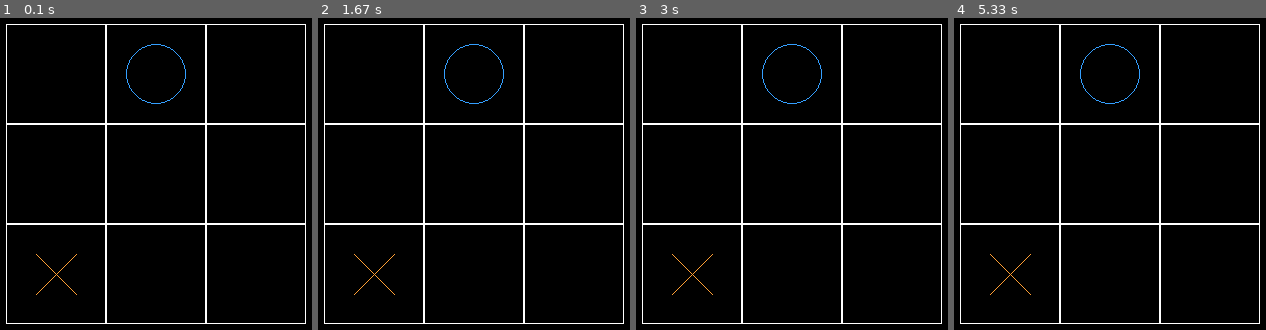
Above: before the commit, frames 1-4 (left to right).
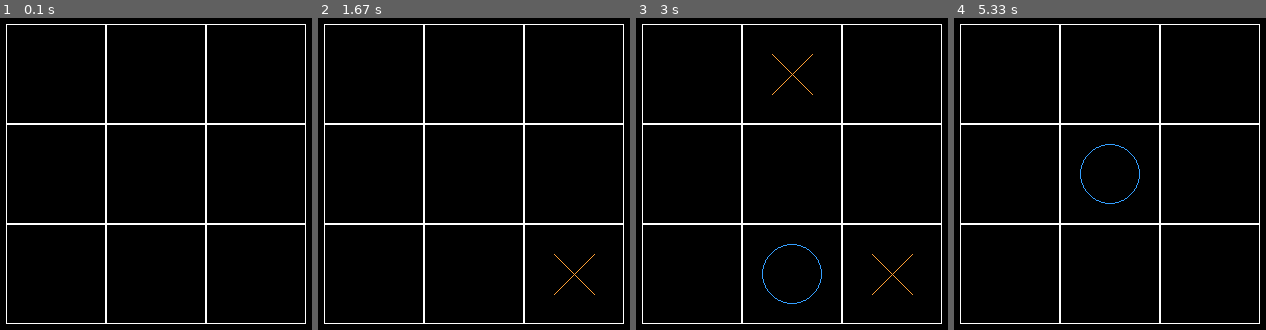
Above: after the commit, the same moments.

Repository: David-cantCode/tik-tak-toe-pygame
Game: pygame game, started from main.py
Two runs of this game, one before a commit and one after it. Both use one fixed random seed, a clock stepped at 60 frames per second and the inputs below.
Inputs (mouse positions are in pixels of both pictures, inside the frame that each line leads up to):
- Up to frame 1 (0.1 s): no input
- Up to frame 2 (1.67 s): click (474, 174) at 0.38 s; click (477, 227) at 0.72 s; hold R 1-1.47 s; click (567, 242) at 1.55 s
- Up to frame 3 (3 s): click (804, 258) at 2.38 s; click (767, 39) at 2.72 s
- Up to frame 4 (5.33 s): hold R 3.5-3.97 s; click (1110, 174) at 5.05 s

The runs differ from the first frame. In frame 1, 0.3% of the frame differs, in the area x 11-60%, y 8-89%; in frame 2, 0.3%; in frame 3, 0.6%, in the area x 11-89%, y 8-92%; in frame 4, 0.4%.

Commit message:
added the abbiility to write a x or o when a tile is clicked. ready for game loop now

Diff:
--- a/main.py
+++ b/main.py
@@ -1,6 +1,9 @@
 import pygame as py
 import settings
 import map
+import player
+
+
 
 screen = py.display.set_mode((settings.screen_w, settings.screen_h))
 py.display.set_caption("Tik tak Toe")
@@ -10,6 +13,49 @@
 white = (255,255,255)
 blue = (52,159,255)
 red = (255, 159, 52)
+
+
+                #p1 is x, p2 is o
+player_1 = player.Player(1, False, False)
+player_2 = player.Player(2, False, False)
+
+playing = False #in active game
+
+
+
+def start_game():
+    global playing
+
+    clear_map()
+    playing = True
+    player_1.is_turn = True
+
+
+
+
+def main():
+    pass
+
+
+
+
+
+
+
+
+def clear_map():
+    for row in range(map.rows):
+        for col in range(map.cols):
+            map.grid[row][col] = 0
+
+
+
+
+
+
+
+
+
 
 def draw():
 
@@ -27,7 +73,7 @@
     for row in range(map.rows):
         for col in range(map.cols):
 
-            value = map.map[row][col]
+            value = map.grid[row][col]
 
 
             #get location of each 'box'
@@ -55,8 +101,38 @@
 
 
 
+def mouse_down(m_x, m_y):
+    global player_1, player_2
 
 
+    map_width  = map.cols * map.tile_size
+    map_height = map.rows * map.tile_size
+    offset_x = (settings.screen_w  - map_width)  // 2
+    offset_y = (settings.screen_h - map_height) // 2
+
+    # convert mouse position to grid coordinates
+    grid_x = (m_x - offset_x) // map.tile_size
+    grid_y = (m_y - offset_y) // map.tile_size
+
+    # check if clicked in the grid
+    if 0 <= grid_x < map.cols and 0 <= grid_y < map.rows:
+
+
+
+        if player_1.is_turn:
+            if map.grid[grid_y][grid_x] != 0: #prevent placing on other players
+                return
+            map.grid[grid_y][grid_x] = player_1.value
+            player_1.is_turn = False
+            player_2.is_turn = True
+
+        elif player_2.is_turn:
+            if map.grid[grid_y][grid_x] != 0:
+                return
+
+            map.grid[grid_y][grid_x] = player_2.value
+            player_2.is_turn = False
+            player_1.is_turn = True
 
 
 
@@ -64,11 +140,26 @@
 
 running = True
 while running:
+    screen.fill((0,0,0))
     for event in py.event.get():
         if event.type == py.QUIT:
             running = False
 
-        draw()
+        if event.type == py.MOUSEBUTTONDOWN:
+             mouse_x, mouse_y = event.pos
+             mouse_down(mouse_x, mouse_y)
+
+
+
+    if not playing:
+        start_game()
+
+    draw()
+
+
+    keys = py.key.get_pressed()
+    if keys[py.K_r]:
+        clear_map()
 
 
     py.display.flip()
--- a/map.py
+++ b/map.py
@@ -1,5 +1,5 @@
 
-map = [[ 0,2,0],
+grid = [[ 0,2,0],
          [0,0,0],
          [1,0,0]
     ]
--- /dev/null
+++ b/player.py
@@ -0,0 +1,7 @@
+class Player:
+
+                        #value is for whether the player is x or o (i couldnt find a better name)
+    def __init__(self, value, is_turn, is_won ):
+        self.value = value
+        self.is_turn = is_turn
+        self.is_won = is_won
